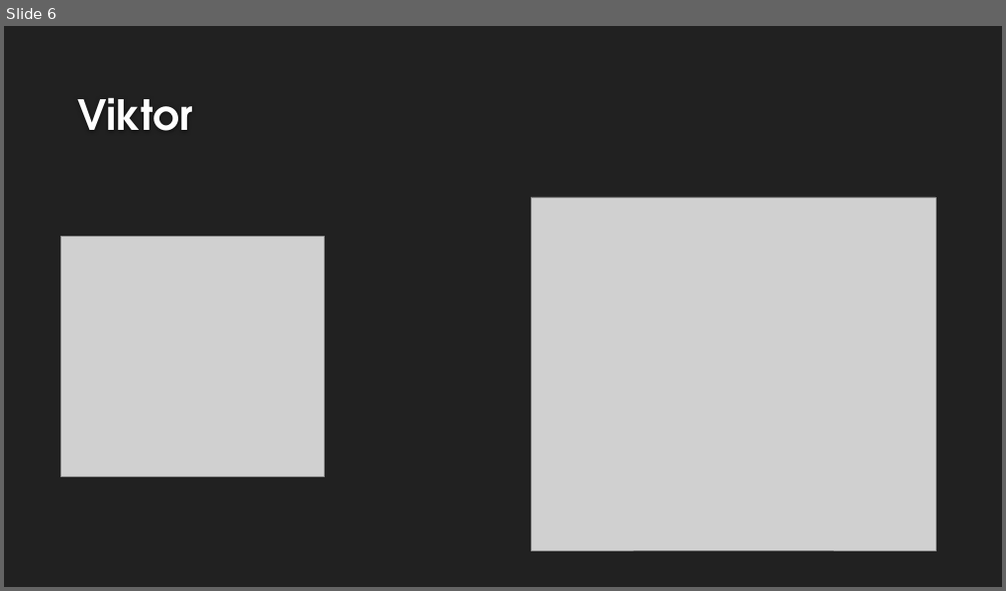
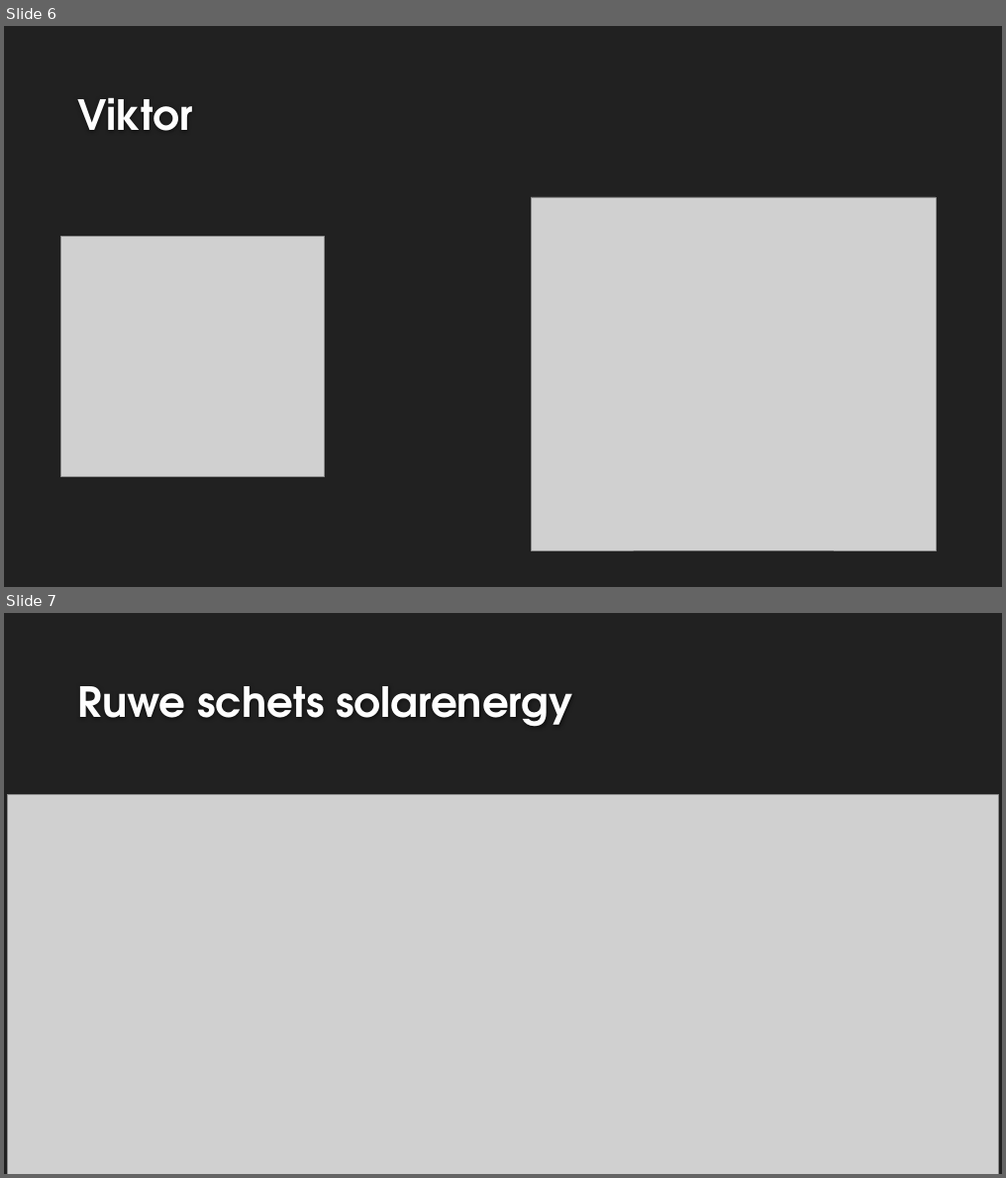
Before and after one commit to KevinD25/BBsnap, a slide deck: doc/Presentatie November.pptx. Shown one above the other, each under a label of ours: slide 6 before the commit, slides 6 and 7 after it. The pictures are 1006x591 and 1006x1178 pixels, drawn with LibreOffice and Linux fonts; fonts in the diff are those of the drawing; grey boxes stand for pictures; background and template pictures are left out. Boxes give left, top, right and bottom in pixels: in the first picture for what was removed or moved away, otherwise in the second. Text is boxed around its words. In the diff, an @@ line names an element or a change of style, - is before the commit and + after.

```diff
--- a/doc/Presentatie November.pptx
+++ b/doc/Presentatie November.pptx
@@ slide 7 added at (4, 613, 1002, 1174), background #212121 @@
@@ title added at (78, 686, 572, 727), 40 pt, text #FEFEFE, bold @@
+Ruwe schets solarenergy
@@ picture added at (8, 795, 999, 1174) @@
```
Also in this commit, not shown: 2 slides changed, 5 other slides added, 4 slides removed.
